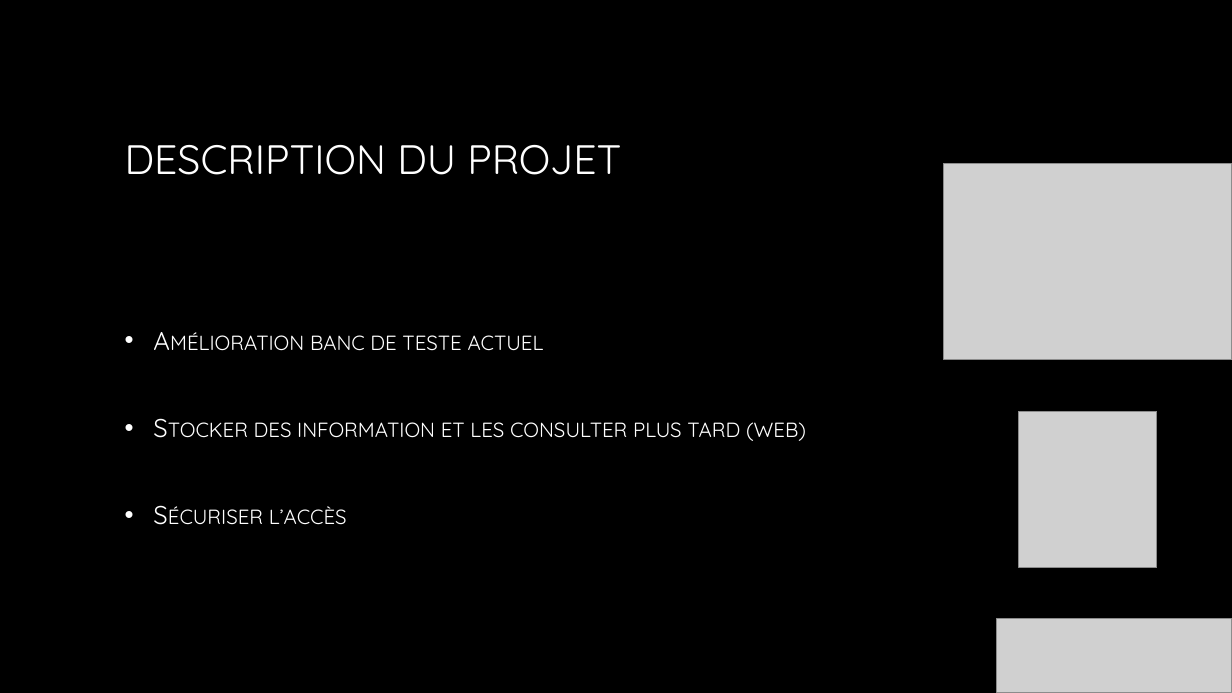
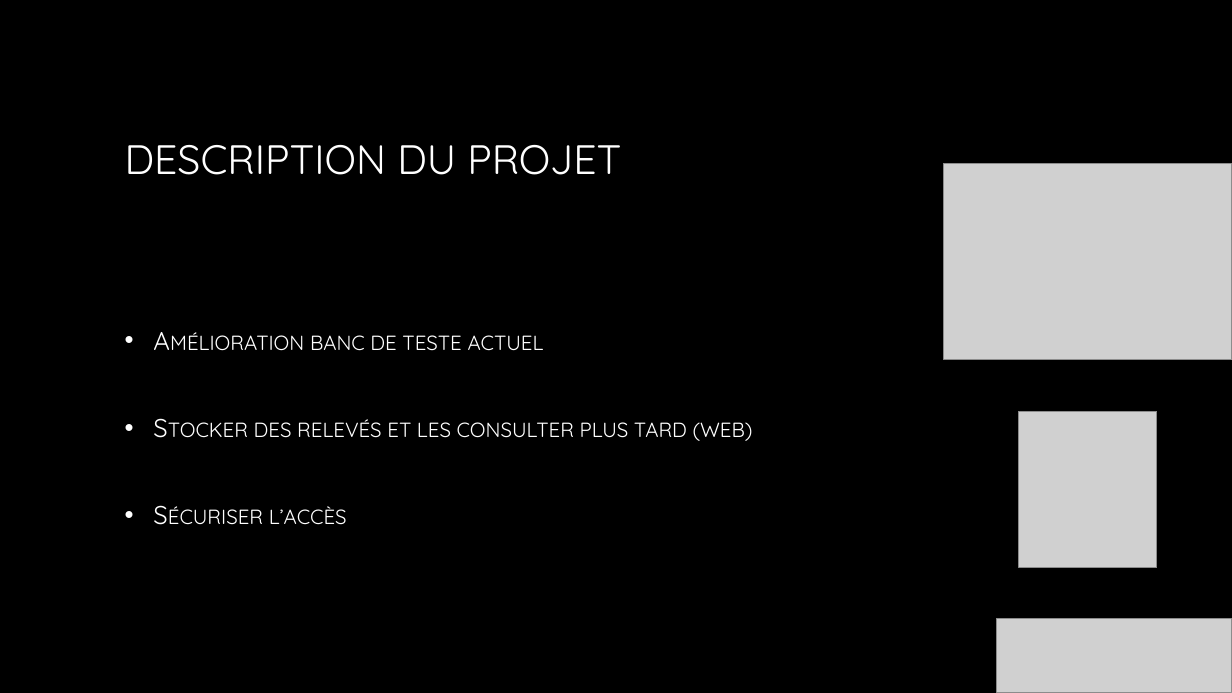
Before and after one commit to Izakun/banc_de_test_eolienne, a slide deck: slide 2 of 05_revue_de_projet/revue_01/01_alan_carrer/diaporama.pptx (slide 3 before the commit). Drawn at 1232x693 pixels with LibreOffice and Linux fonts; fonts in the diff are those of the drawing; grey boxes stand for pictures; background and template pictures are left out. Boxes give left, top, right and bottom in pixels: in the first picture for what was removed or moved away, otherwise in the second. Text is boxed around its words. In the diff, an @@ line names an element or a change of style, - is before the commit and + after.

```diff
--- a/05_revue_de_projet/revue_01/01_alan_carrer/diaporama.pptx
+++ b/05_revue_de_projet/revue_01/01_alan_carrer/diaporama.pptx
@@ text at [254,419,753,441]: text changed @@
-• Stocker des information et les consulter plus tard (web)
+• Stocker des relevés et les consulter plus tard (web)
```
Also in this commit, not shown: 2 other slides changed, 57 other files.
